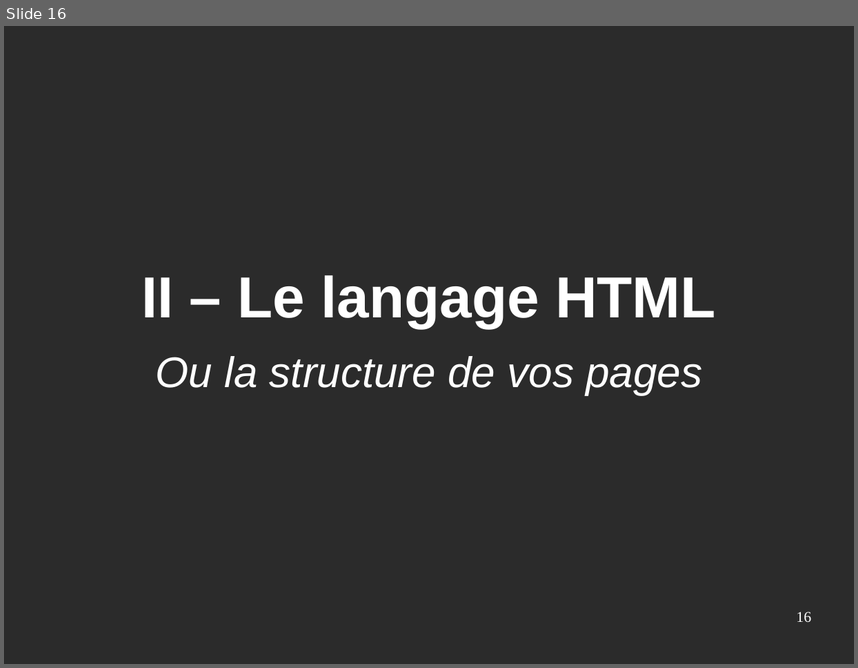
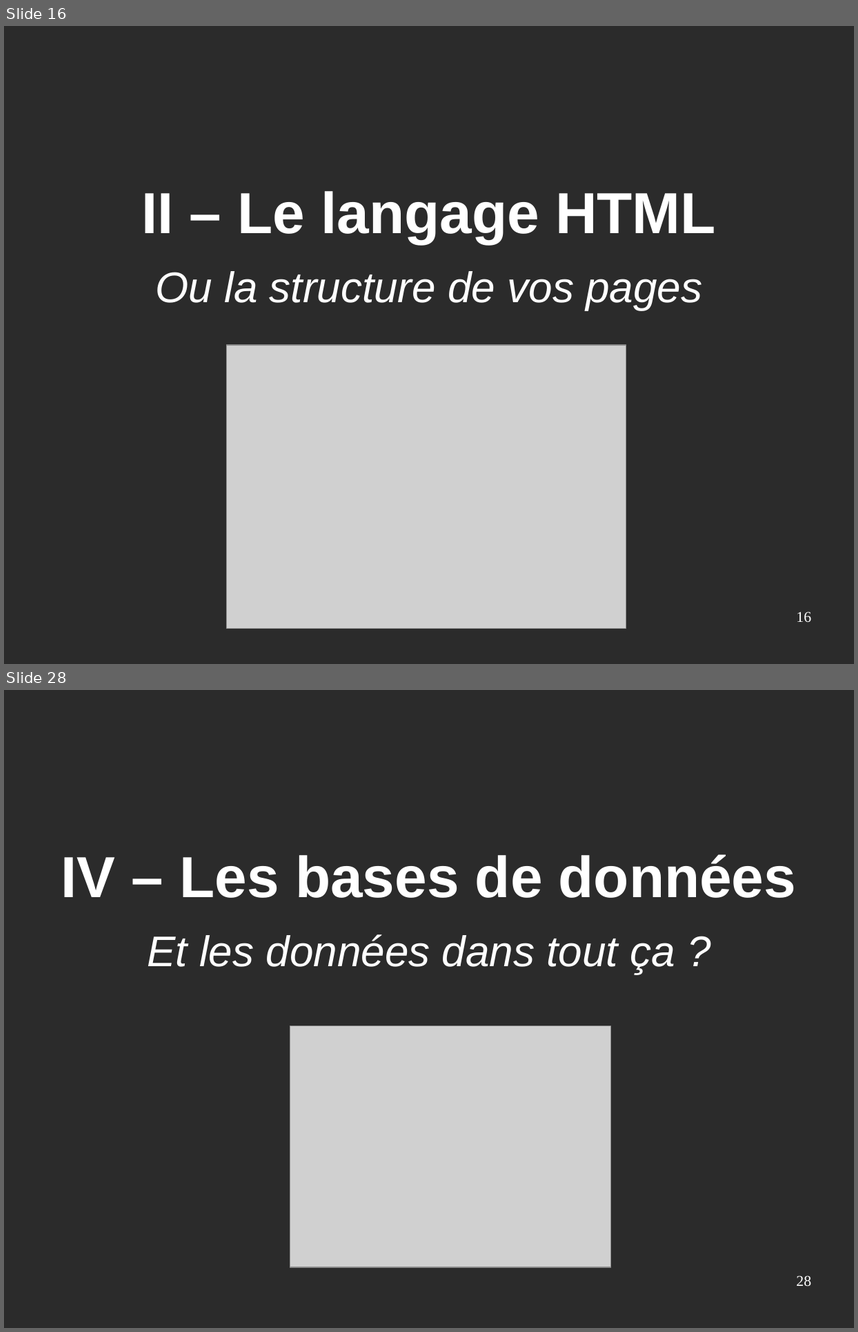
Before and after one commit to Eirbware/Formation, a slide deck: presentations/fondements.odp. Shown one above the other, each under a label of ours: slide 16 before the commit, slides 16 and 28 after it; the slides between them are not shown. The pictures are 858x668 and 858x1332 pixels, drawn with LibreOffice and Linux fonts; fonts in the diff are those of the drawing; grey boxes stand for pictures; background and template pictures are left out; a plain dark background stands for a picture behind light text. Boxes give left, top, right and bottom in pixels: in the first picture for what was removed or moved away, otherwise in the second. Text is boxed around its words. In the diff, an @@ line names an element or a change of style, - is before the commit and + after.

```diff
--- a/presentations/fondements.odp
+++ b/presentations/fondements.odp
@@ slide 28 added at bbox=[4, 690, 854, 1328], background picture (left out) @@
@@ text added at bbox=[61, 854, 796, 974], 40 pt, text #FFFFFF, italic @@
+IV – Les bases de données
+Et les données dans tout ça ?
@@ picture added at bbox=[290, 1026, 612, 1267] @@
@@ page number added at bbox=[796, 1275, 811, 1286], 14 pt, text #FFFFFF @@
+28
@@ slide 16 changed as well @@
@@ text "II – Le langage HTML": place and size @@
-text "II – Le langage HTML" at bbox=[141, 275, 716, 394]
+text "II – Le langage HTML" at bbox=[141, 191, 716, 310]
@@ picture added at bbox=[226, 345, 626, 628] @@
```
Also in this commit, not shown: 2 other slides changed, 13 other slides added.
